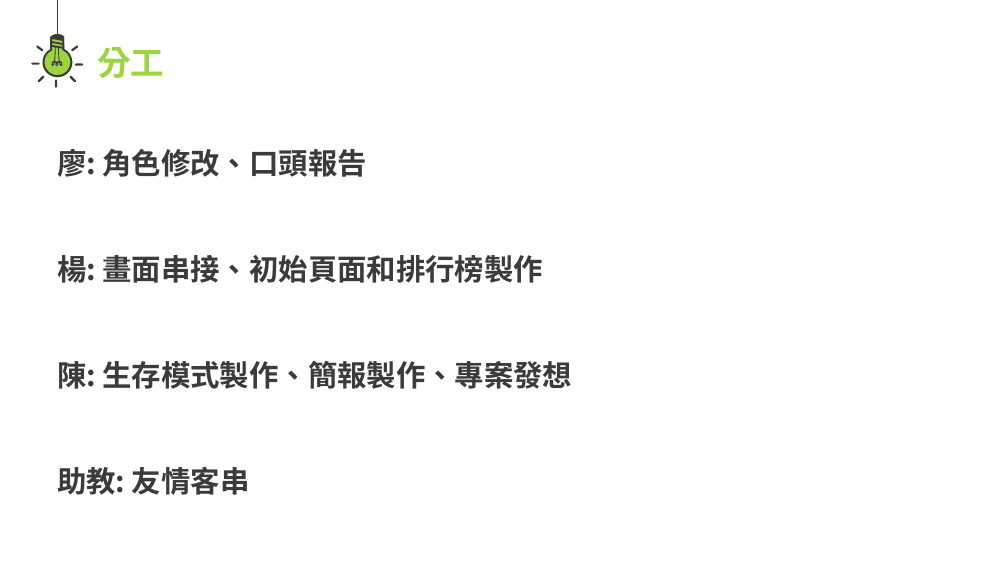
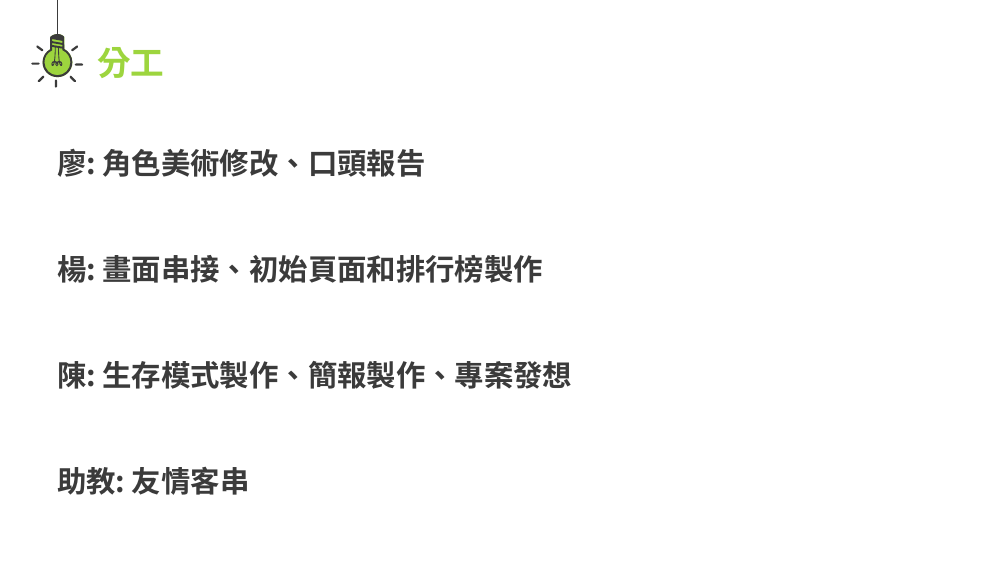
Before and after one commit to yoyo0213/oop-2025-proj-TA_v.s._Professor, a slide deck: slide 13 of oop final project.pptx. Drawn at 1008x567 pixels with LibreOffice and Linux fonts; fonts in the diff are those of the drawing. Boxes give left, top, right and bottom in pixels: in the first picture for what was removed or moved away, otherwise in the second. Text is boxed around its words. In the diff, an @@ line names an element or a change of style, - is before the commit and + after.

```diff
--- a/oop final project.pptx
+++ b/oop final project.pptx
@@ text at [57, 148, 426, 177]: text changed @@
-廖: 角色修改、口頭報告
+廖: 角色美術修改、口頭報告
```
Also in this commit, not shown: 3 other slides changed, 1 other file.
